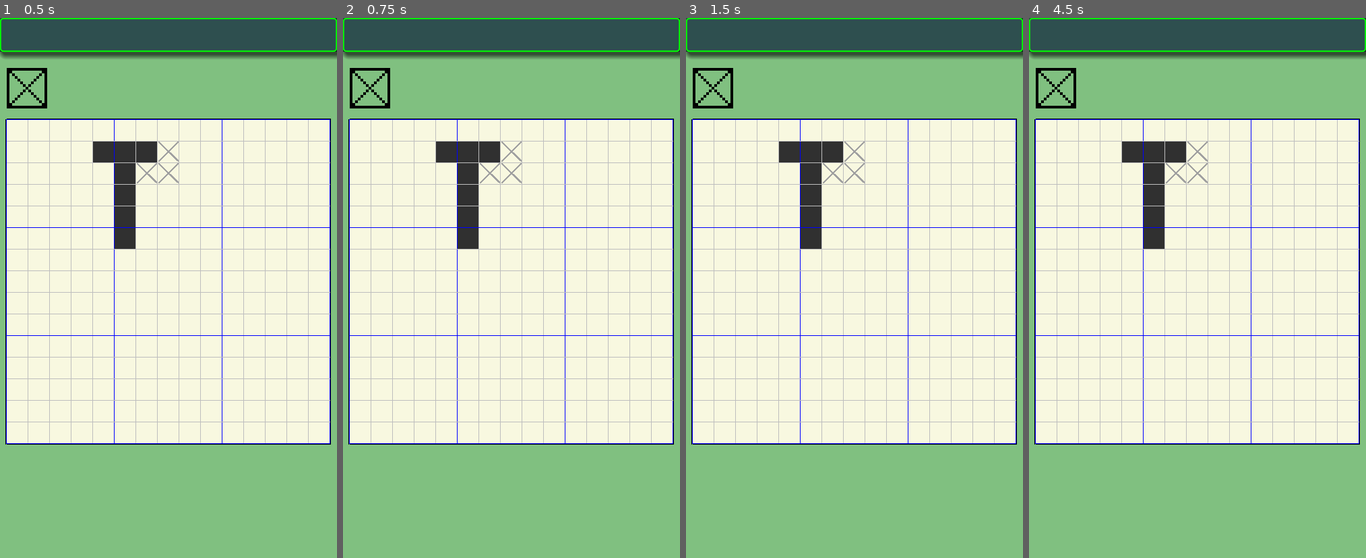
Above: before the commit, frames 1-4 (left to right).
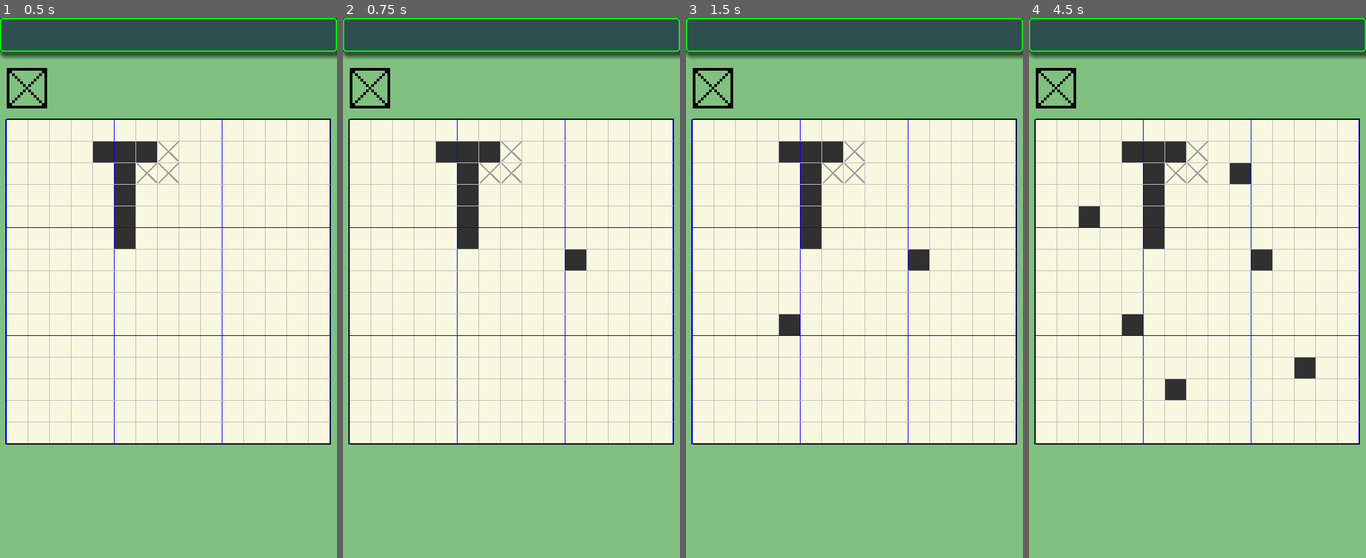
Above: after the commit, the same moments.

Repository: vivisuke/SakuSakuMosaic
Game: Godot game, scene res://MainScene.tscn
Same seed, same stepped clock (60 frames per second), same inputs: the game is played once before the commit and once after it.
Inputs (mouse positions are in pixels of both pictures, inside the frame that each line leads up to):
- Up to frame 1 (0.5 s): no input
- Up to frame 2 (0.75 s): tap Enter at 0.5 s; move the mouse to (585, 261) at 0.52 s; click (585, 261) at 0.67 s
- Up to frame 3 (1.5 s): tap Space at 1.25 s; move the mouse to (787, 315) at 1.27 s; click (787, 315) at 1.42 s
- Up to frame 4 (4.5 s): tap Enter at 2, 3.5 s; move the mouse to (1231, 169) at 2.02 s; click (1231, 169) at 2.17 s; tap Space at 2.75, 4.25 s; move the mouse to (1180, 396) at 2.77 s; click (1180, 396) at 2.92 s; move the mouse to (1298, 369) at 3.52 s; click (1298, 369) at 3.67 s; move the mouse to (1096, 207) at 4.27 s; click (1096, 207) at 4.42 s

Frame 1 is identical in both runs. In frame 2, 0.2% of the frame differs, in the area x 66-73%, y 42-47%; in frame 3, 0.5%; in frame 4, 1.4%, in the area x 14-85%, y 26-71%.

Commit message:
0009 ◎ C 08/12 08/15 0.001│ToDo│マウス押下ハンドラ追加

Diff:
--- /dev/null
+++ b/SakuSakuMosaic/MainScene.gd
@@ -0,0 +1,31 @@
+extends Node2D
+
+onready var g = get_node("/root/Global")
+
+const BLACK = 0
+const CROSS = 1
+const UNKNOWN = -1
+
+var crnt_color = 3
+
+func _ready():
+	pass # Replace with function body.
+func posToXY(pos):
+	var xy = $BoardBG/TileMap.world_to_map(pos - $BoardBG/TileMap.global_position)
+	if xy.x < 0 || xy.x >= g.N_IMG_CELL_HORZ || xy.y < 0 || xy.y >= g.N_IMG_CELL_VERT:
+		return Vector2(-1, -1)
+	return xy
+func _input(event):
+	if event is InputEventMouseButton and event.pressed:
+		var xy = posToXY(event.position)
+		print(xy)
+		if xy.x >= 0:
+			cell_pressed(xy.x, xy.y)
+func cell_pressed(x, y):
+	#print("(", x, ", ", y, ")")
+	if $BoardBG/TileMap.get_cell(x, y) == UNKNOWN:
+		$BoardBG/TileMap.set_cell(x, y, BLACK)
+	elif $BoardBG/TileMap.get_cell(x, y) == BLACK:
+		$BoardBG/TileMap.set_cell(x, y, CROSS)
+	else:
+		$BoardBG/TileMap.set_cell(x, y, UNKNOWN)
--- a/SakuSakuMosaic/MainScene.tscn
+++ b/SakuSakuMosaic/MainScene.tscn
@@ -1,10 +1,11 @@
-[gd_scene load_steps=8 format=2]
+[gd_scene load_steps=9 format=2]
 
 [ext_resource path="res://TitleBar.gd" type="Script" id=1]
 [ext_resource path="res://images/black-4x4.png" type="Texture" id=2]
 [ext_resource path="res://Grid.gd" type="Script" id=3]
 [ext_resource path="res://images/black-32x32.png" type="Texture" id=4]
 [ext_resource path="res://images/cross-32x32.png" type="Texture" id=5]
+[ext_resource path="res://MainScene.gd" type="Script" id=6]
 
 [sub_resource type="TileSet" id=1]
 0/name = "black-4x4.png 0"
@@ -53,6 +54,7 @@
 1/z_index = 0
 
 [node name="MainScene" type="Node2D"]
+script = ExtResource( 6 )
 
 [node name="BG" type="ColorRect" parent="."]
 margin_right = 500.0
Not shown, changed: SakuSakuMozaic.spr
